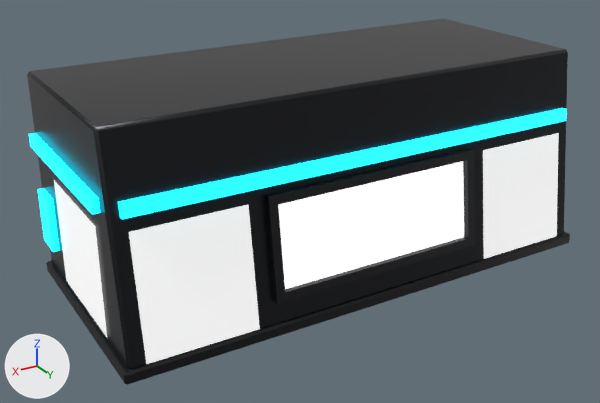
The glTF model game/assets/vehicles/dekotora/accessories/deck/deck_art_band.glb, before and after one commit.
Before and after are seen from a camera (50 mm lens) standing at (1.77, 3.28, 1.69) and looking at (0.1, 0.49, 0.3). Arrows for +X, +Y and +Z are at lower left; the lights stay in place. The picture after the commit comes second. Where no turn or scale is listed for an object, it has been applied to the vertices. Vertices at exactly the same position are counted once.

Names of what the first picture shows: 'deck_art_band_acrylic_art', 'deck_art_band_acrylic_sign', 'deck_art_band_deco_body', 'deck_art_band_deco_neon', 'deck_art_band_deco_trim'.
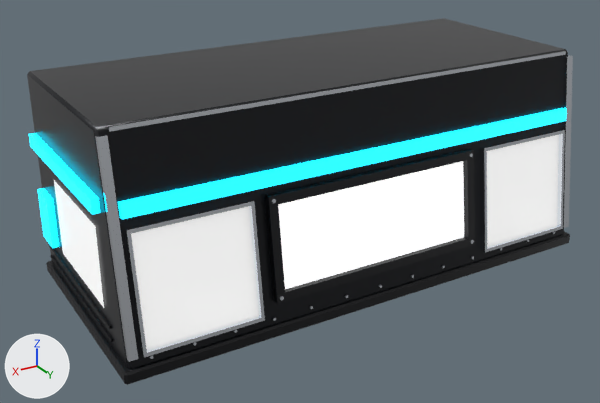
The edits, one by one:
Material 'chrome' (mat_chrome) is new.
Its base color is (0.791, 0.831, 0.888) (white #e6ebf2).
Its metallic is 1.0.
Its roughness is 0.07.
me_deck_art_band_acrylic_art is used by ob_deck_art_band_acrylic_art; location (0.0, 0.0, 0.0).
me_deck_art_band_acrylic_art had 16 vertices, 8 faces and spanned x -1.05..1.05, y 0.08..0.95, z 0.05..0.53.
me_deck_art_band_acrylic_art now has 16 vertices, 8 faces and spans x -1.05..1.05, y 0.08..0.94, z 0.11..0.53.
Part 1, on me_deck_art_band_acrylic_art:
Vertex 0 of me_deck_art_band_acrylic_art moves from (0.99, 0.95, 0.05) at pixel (146, 364) to (0.99, 0.94, 0.11).
Vertex 1 of me_deck_art_band_acrylic_art moves from (0.55, 0.95, 0.05) at pixel (259, 329) to (0.55, 0.94, 0.11) at pixel (258, 315).
Vertex 8 of me_deck_art_band_acrylic_art moves from (1.05, 0.25, 0.07) at pixel (66, 280) to (1.05, 0.25, 0.19) at pixel (62, 253).
Vertex 9 of me_deck_art_band_acrylic_art moves from (1.05, 0.75, 0.07) at pixel (107, 338) to (1.05, 0.75, 0.19) at pixel (104, 308).
Part 2, on me_deck_art_band_acrylic_art:
Vertex 4 of me_deck_art_band_acrylic_art moves from (-0.55, 0.95, 0.05) at pixel (483, 259) to (-0.55, 0.94, 0.11).
Vertex 5 of me_deck_art_band_acrylic_art moves from (-0.99, 0.95, 0.05) at pixel (556, 236) to (-0.99, 0.94, 0.11) at pixel (556, 225).
Vertex 12 of me_deck_art_band_acrylic_art moves from (-1.05, 0.58, 0.07) to (-1.05, 0.58, 0.19).
Vertex 13 of me_deck_art_band_acrylic_art moves from (-1.05, 0.08, 0.07) to (-1.05, 0.08, 0.19).
me_deck_art_band_deco_trim is used by ob_deck_art_band_deco_trim; location (0.0, 0.0, 0.0).
me_deck_art_band_deco_trim had 48 vertices, 92 faces and spanned x -1.07..1.07, y -0.01..0.96, z 0.0..0.55.
me_deck_art_band_deco_trim now has 80 vertices, 140 faces and spans x -1.07..1.07, y -0.01..0.96, z 0.0..0.55.
me_deck_art_band_deco_trim part 3: a new loose piece, a box spanning x 1.05..1.058, y 0.0332..0.7968, z 0.083..0.093, in mat_deco_trim (black #0b0d12).
me_deck_art_band_deco_trim part 4: a new loose piece, a box spanning x 1.05..1.058, y 0.0332..0.7968, z 0.1358..0.1458, in mat_deco_trim (black #0b0d12).
Other edits to the shape of me_deck_art_band_deco_trim do not show in these pictures.
Mesh me_deck_art_band_chrome is new.
It has 276 vertices, 404 faces and spans x -1.05..1.05, y 0.83..0.97, z 0.07..0.88.
It uses material mat_chrome (white #e6ebf2).
Object 'deck_art_band_chrome' (ob_deck_art_band_chrome) is new; it shows me_deck_art_band_chrome.
Its location is (0.0, 0.0, 0.0).

Location of each change, (x1, y1, x2, y2) in pixels of the pictures (600 x 403 px; the box of a moved part takes in the faces that stretch with it):
'deck_art_band_acrylic_art', reshaped (7% shorter)
    before: (54, 133, 559, 364)
    after: (54, 135, 559, 349)
'deck_art_band_chrome', added
    after: (95, 51, 573, 362)
part 1 of me_deck_art_band_acrylic_art, moved or reshaped
    before: (62, 205, 260, 364)
    after: (62, 206, 259, 349)
part 2 of me_deck_art_band_acrylic_art, moved or reshaped
    before: (483, 133, 559, 259)
    after: (487, 135, 559, 246)
part 3 of me_deck_art_band_deco_trim, added
    after: (50, 255, 113, 342)
part 4 of me_deck_art_band_deco_trim, added
    after: (49, 244, 112, 329)
